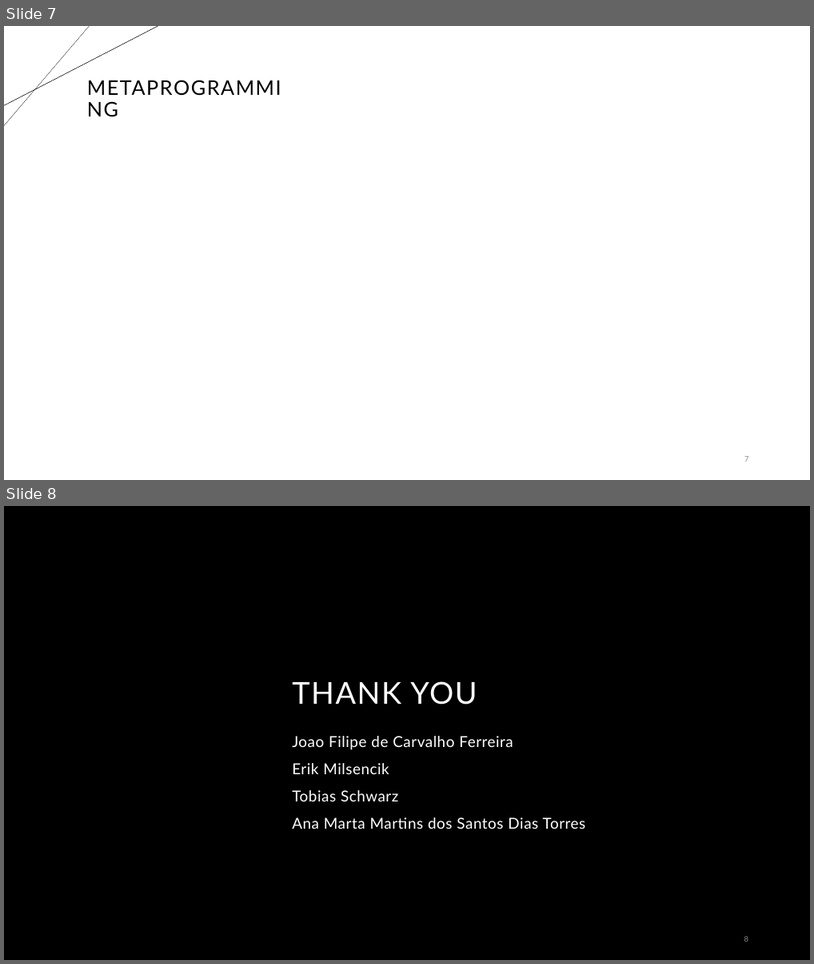
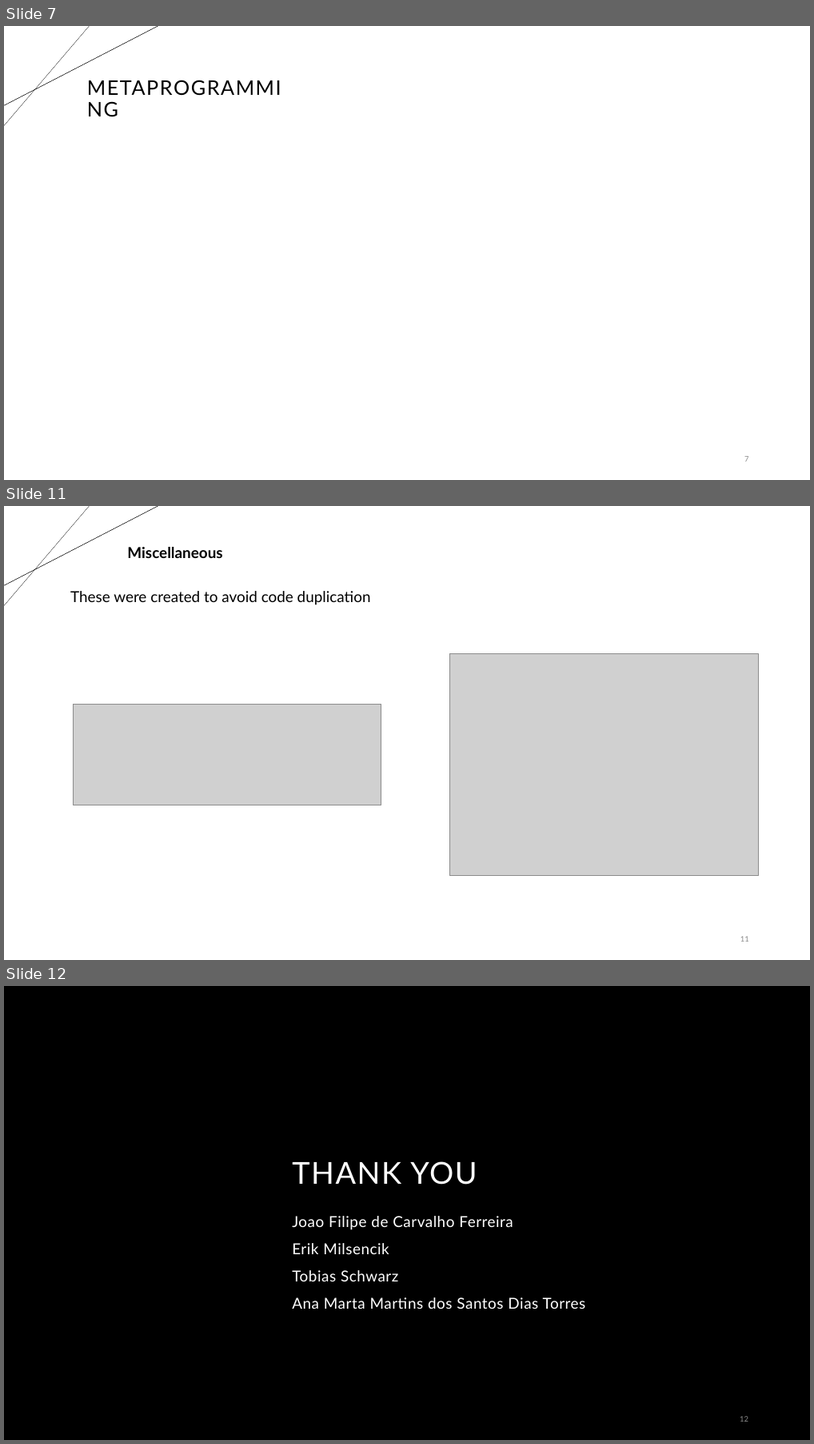
Before and after one commit to ErikMisencik/PaVa_Project, a slide deck: 2024-03-08-Presentation.pptx. Shown one above the other, each under a label of ours: slides 7 and 8 before the commit, slides 7, 11 and 12 after it; the slides between them are not shown. The pictures are 814x964 and 814x1444 pixels, drawn with LibreOffice and Linux fonts; fonts in the diff are those of the drawing; grey boxes stand for pictures; background and template pictures are left out. Boxes give left, top, right and bottom in pixels: in the first picture for what was removed or moved away, otherwise in the second. Text is boxed around its words. In the diff, an @@ line names an element or a change of style, - is before the commit and + after.

```diff
--- a/2024-03-08-Presentation.pptx
+++ b/2024-03-08-Presentation.pptx
@@ slide 11 added at <box>4,506,810,960</box>, background #FFFFFF; not listed: 2 template elements that a slide beside it also shows @@
@@ text added at <box>127,547,222,558</box>, 18 pt, text #000000, bold @@
+Miscellaneous
@@ text added at <box>70,591,371,605</box>, 18 pt, text #000000 @@
+These were created to avoid code duplication
@@ picture added at <box>450,654,759,875</box> @@
@@ picture added at <box>73,704,382,805</box> @@
@@ page number added at <box>741,936,750,941</box>, 9 pt, text #8C8C8C @@
+11
@@ what was slide 8 is now slide 12 @@
@@ page number at <box>740,1416,749,1421</box>: text changed @@
-8
+12
```
Also in this commit, not shown: 4 slides changed, 3 other slides added, 1 other file.
